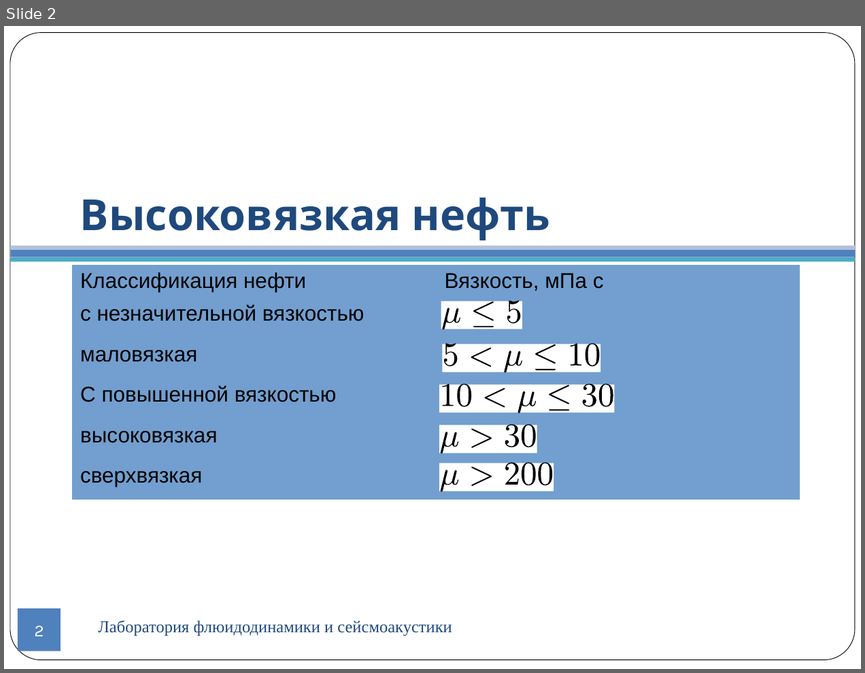
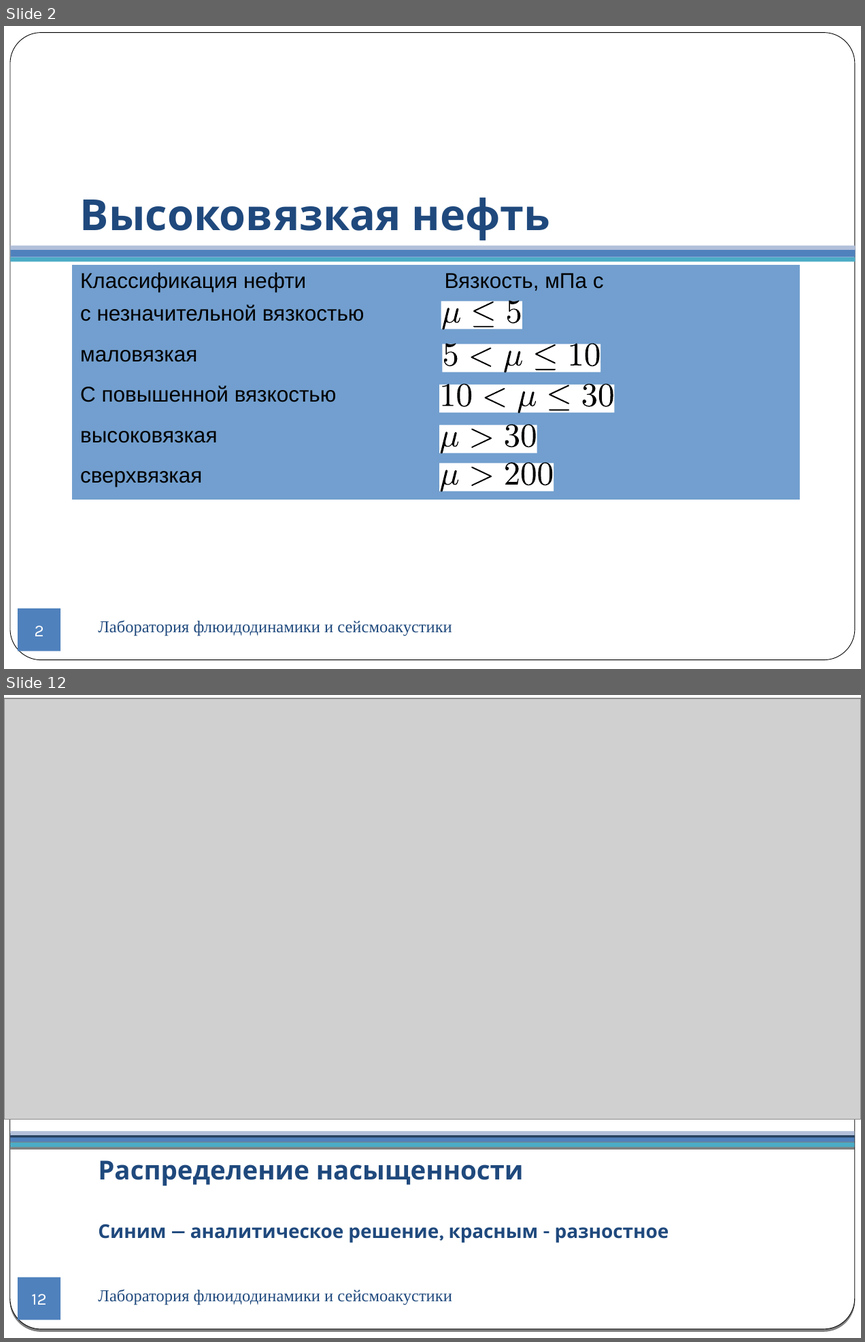
Before and after one commit to CompMathGroup/sagd, a slide deck: doc/Presentation.odp. Shown one above the other, each under a label of ours: slide 2 before the commit, slides 2 and 12 after it; the slides between them are not shown. The pictures are 865x673 and 865x1342 pixels, drawn with LibreOffice and Linux fonts; fonts in the diff are those of the drawing; grey boxes stand for pictures; background and template pictures are left out. Boxes give left, top, right and bottom in pixels: in the first picture for what was removed or moved away, otherwise in the second. Text is boxed around its words. In the diff, an @@ line names an element or a change of style, - is before the commit and + after.

```diff
--- a/doc/Presentation.odp
+++ b/doc/Presentation.odp
@@ slide 12 added at (4, 695, 861, 1338), background #FFFFFF @@
@@ picture added at (4, 698, 861, 1119) @@
@@ rounded rectangle added at (10, 702, 855, 1329), fill #FFFFFF, outline #000000 0.51 pt @@
@@ rectangle added at (10, 1133, 854, 1141), fill #4F81BD @@
@@ rectangle added at (10, 1131, 854, 1136), fill #B2C0DA @@
@@ rectangle added at (10, 1142, 854, 1147), fill #4BACC6 @@
@@ title added at (98, 1160, 524, 1186), 22 pt, text #1F497D, bold @@
+Распределение насыщенности
@@ text added at (98, 1223, 669, 1242), 16 pt, text #1F497D, bold @@
+Синим — аналитическое решение, красным - разностное
@@ page number added at (18, 1277, 60, 1320), fill #4F81BD, 14 pt, text #FFFFFF @@
+12
@@ text added at (98, 1289, 451, 1305), 14 pt, text #1F497D @@
+Лаборатория флюидодинамики и сейсмоакустики
```
Also in this commit, not shown: 15 slides changed, 2 other slides added, 2 slides removed, 2 other files.
